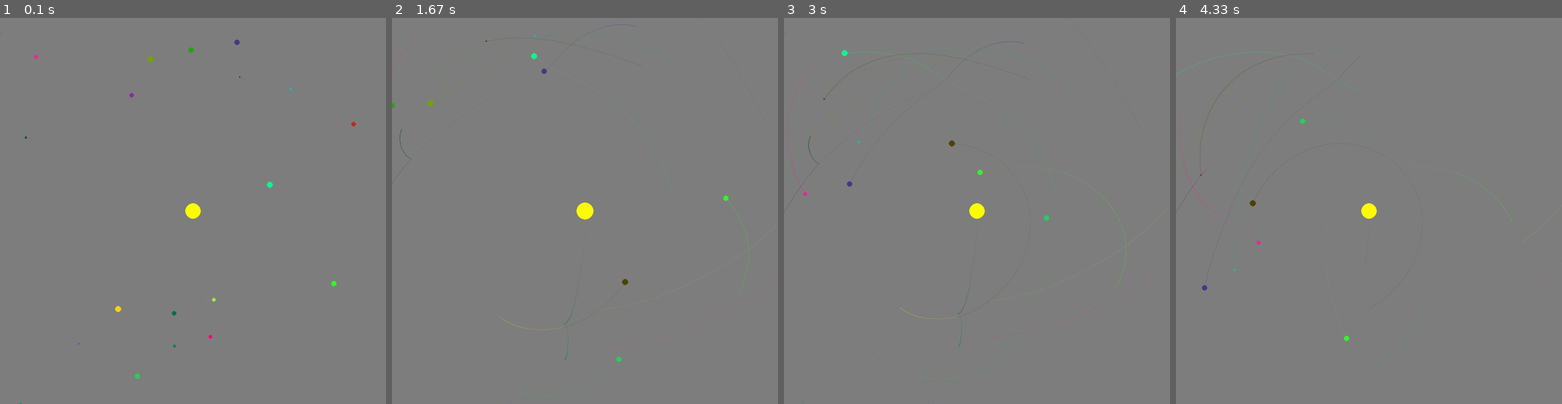
Above: before the commit, frames 1-4 (left to right).
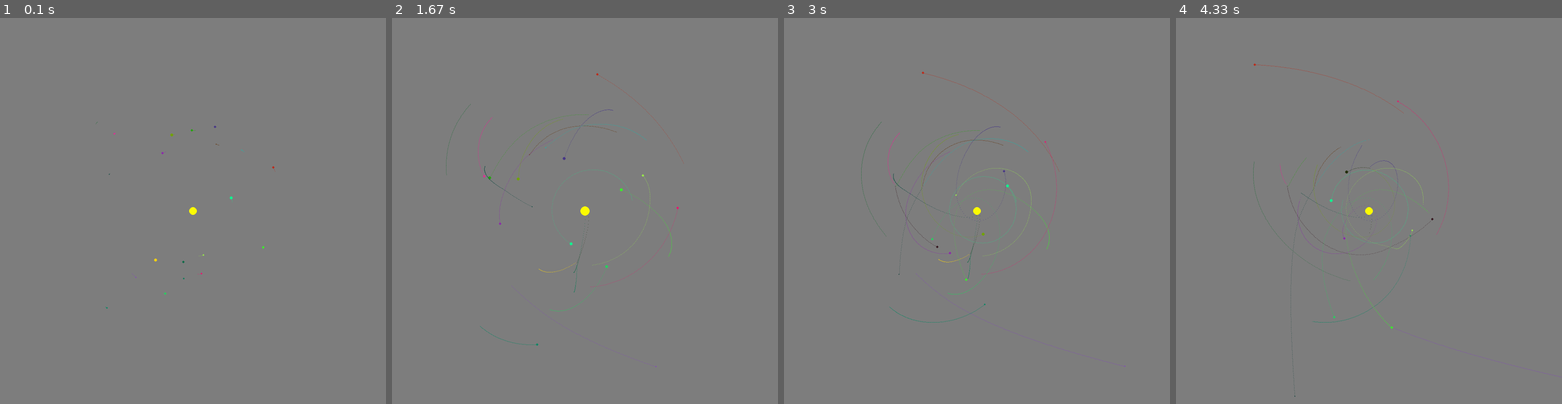
Above: after the commit, the same moments.

Repository: rclittle54/PlanetaryOrbitSimulator
Game: pygame game, started from Pygame_OrbitalSimulator.py
The game is run twice, just before and just after one commit, with the same random seed, the same clock (stepped at 60 frames per second) and the same inputs.
Inputs:
- Up to frame 1 (0.1 s): no input
- Up to frame 2 (1.67 s): hold Right 0.33-0.8 s; hold Up 0.83-1.13 s; hold Right 1.17-1.63 s
- Up to frame 3 (3 s): hold Left 1.67-2.2 s; hold Down 2.23-2.53 s; hold Left 2.57-2.97 s
- Up to frame 4 (4.33 s): hold Up 3-3.37 s; hold Right 3.4-4.03 s; hold Down from 4.07 s (still down)

The runs differ from the first frame. In frame 1, 0.4% of the frame differs, in the area x 0-93%, y 3-100%; in frame 2, 0.9%; in frame 3, 1.2%, in the area x 0-100%, y 0-100%; in frame 4, 1.0%.

Commit message:
Doubled sun's mass

Diff:
--- a/Pygame_OrbitalSimulator.py
+++ b/Pygame_OrbitalSimulator.py
@@ -246,7 +246,7 @@
 
         SUN_FIXED = 1
 
-        self.B1 = Body(self,500,20,
+        self.B1 = Body(self,1000,20,
                        500,500,
                        0,0,
                        fixed=SUN_FIXED,name='Sun',color=(255,255,0))
@@ -272,6 +272,9 @@
             vx, vy = vel[0],vel[1]
             body.vx = vx
             body.vy = vy
+
+
+        self.ModZoom(-0.5)
 
 
     def ModSpeed(self,d):
